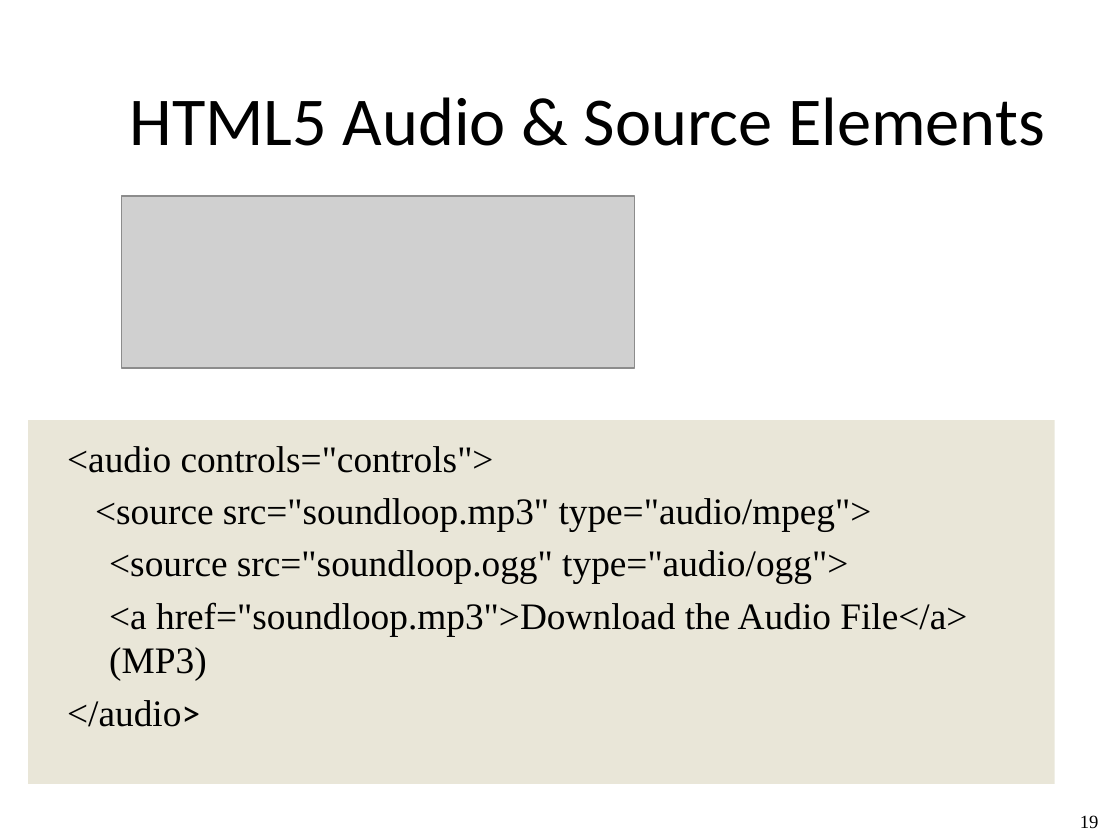
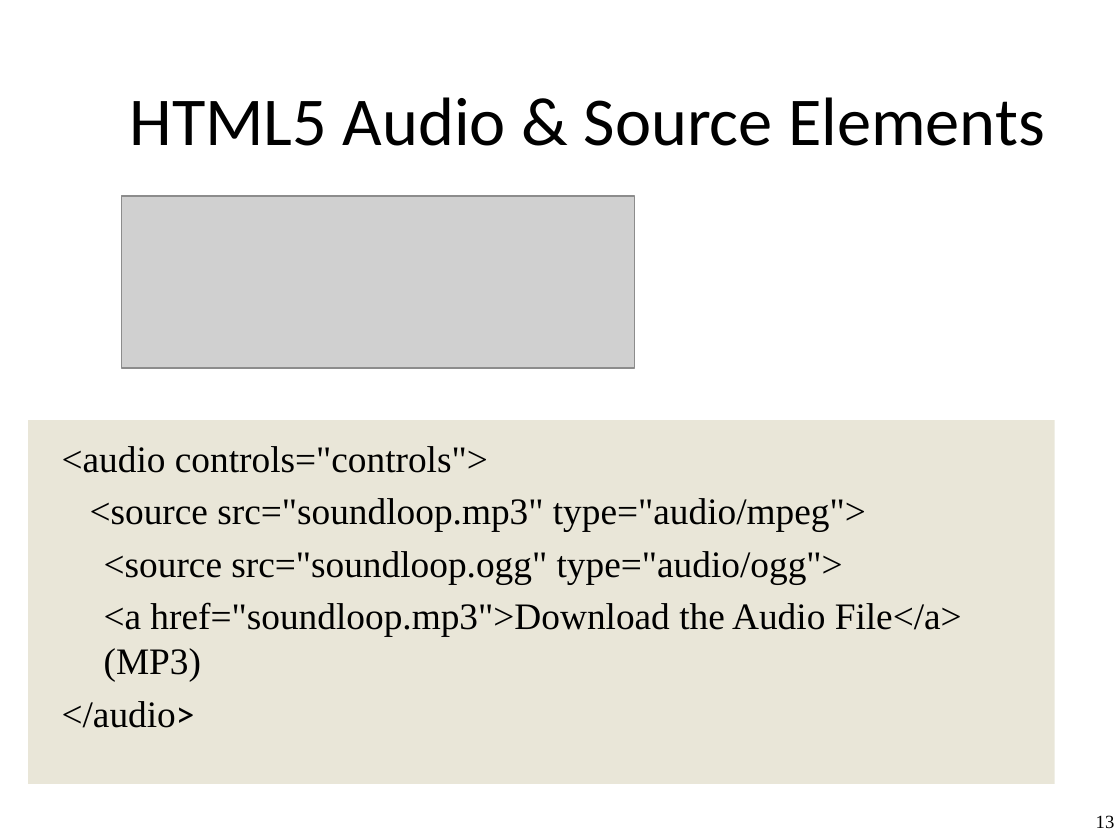
Before and after one commit to amogbil/PSU-webdev, a slide deck: slide 13 of Slides/Lecture10-imgMaps-iframe-audio-video.pptx (slide 19 before the commit). Drawn at 1120x840 pixels with LibreOffice and Linux fonts; fonts in the diff are those of the drawing; grey boxes stand for pictures. Boxes give left, top, right and bottom in pixels: in the first picture for what was removed or moved away, otherwise in the second. Text is boxed around its words. In the diff, an @@ line names an element or a change of style, - is before the commit and + after.

```diff
--- a/Slides/Lecture10-imgMaps-iframe-audio-video.pptx
+++ b/Slides/Lecture10-imgMaps-iframe-audio-video.pptx
@@ text "<audio controls="controls">": place and size @@
-text "<audio controls="controls">" at box(67, 446, 967, 727)
+text "<audio controls="controls">" at box(62, 446, 962, 728)
@@ page number removed at box(1080, 815, 1099, 829) @@
-19
@@ page number added at box(1096, 815, 1115, 828), 12 pt, text #000000 @@
+13
```
Also in this commit, not shown: 12 other slides changed, 6 slides removed.
